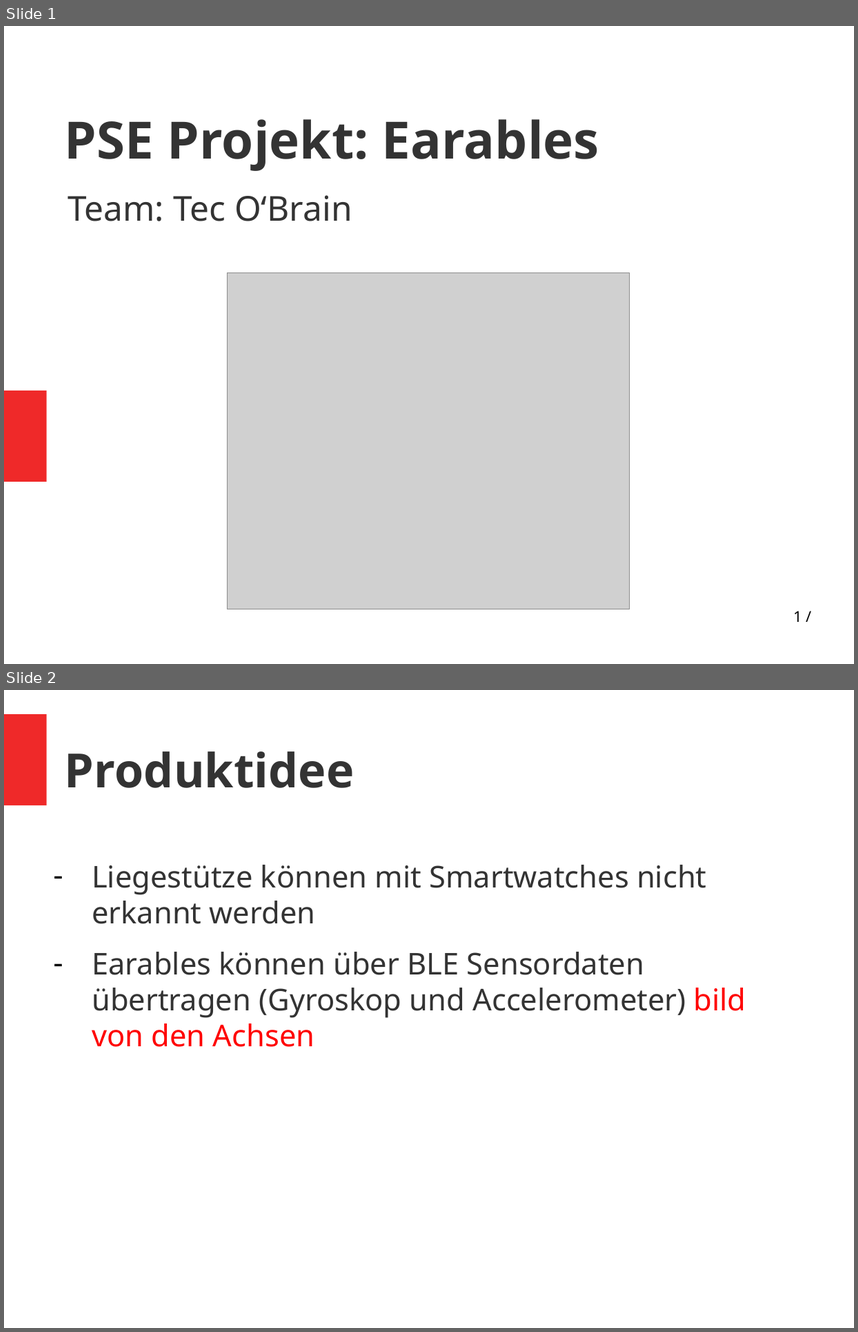
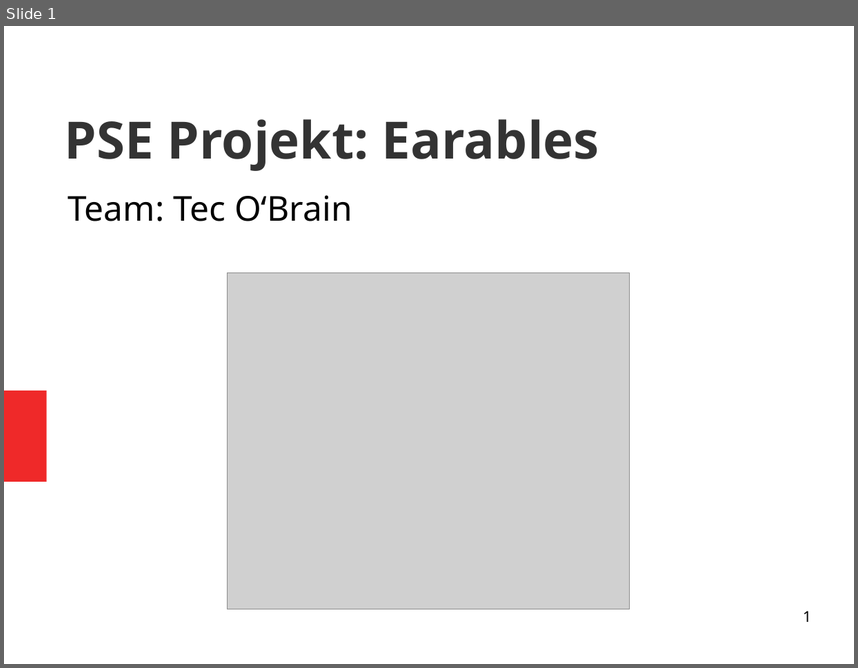
Before and after one commit to vlle1/dokumente-earablesKIT, a slide deck: Abschlusspräsi/Abschlusspräsi.odp. Shown one above the other, each under a label of ours: slides 1 and 2 before the commit, slide 1 after it. The pictures are 858x1332 and 858x668 pixels, drawn with LibreOffice and Linux fonts; fonts in the diff are those of the drawing; grey boxes stand for pictures. Boxes give left, top, right and bottom in pixels: in the first picture for what was removed or moved away, otherwise in the second. Text is boxed around its words. In the diff, an @@ line names an element or a change of style, - is before the commit and + after.

```diff
--- a/Abschlusspräsi/Abschlusspräsi.odp
+++ b/Abschlusspräsi/Abschlusspräsi.odp
@@ slide 2 removed at (4, 690, 854, 1328), background #FFFFFF @@
@@ freeform shape removed at (4, 714, 46, 805) @@
@@ title removed at (65, 751, 355, 788) @@
-Produktidee
@@ text removed at (92, 865, 746, 1047) @@
-– Liegestütze können mit Smartwatches nicht erkannt werden
-– Earables können über BLE Sensordaten übertragen (Gyroskop und Accelerometer) bild von den Achsen
@@ slide 1 changed as well @@
@@ subtitle "Team: Tec O‘Brain" at (68, 195, 352, 221): text colour #333333 to #000000; less space between paragraphs @@
@@ page number at (803, 610, 811, 621): text changed @@
-1 /
+1
```
Also in this commit, not shown: 8 other slides changed, 6 slides added, 3 other slides removed, 3 other files.
